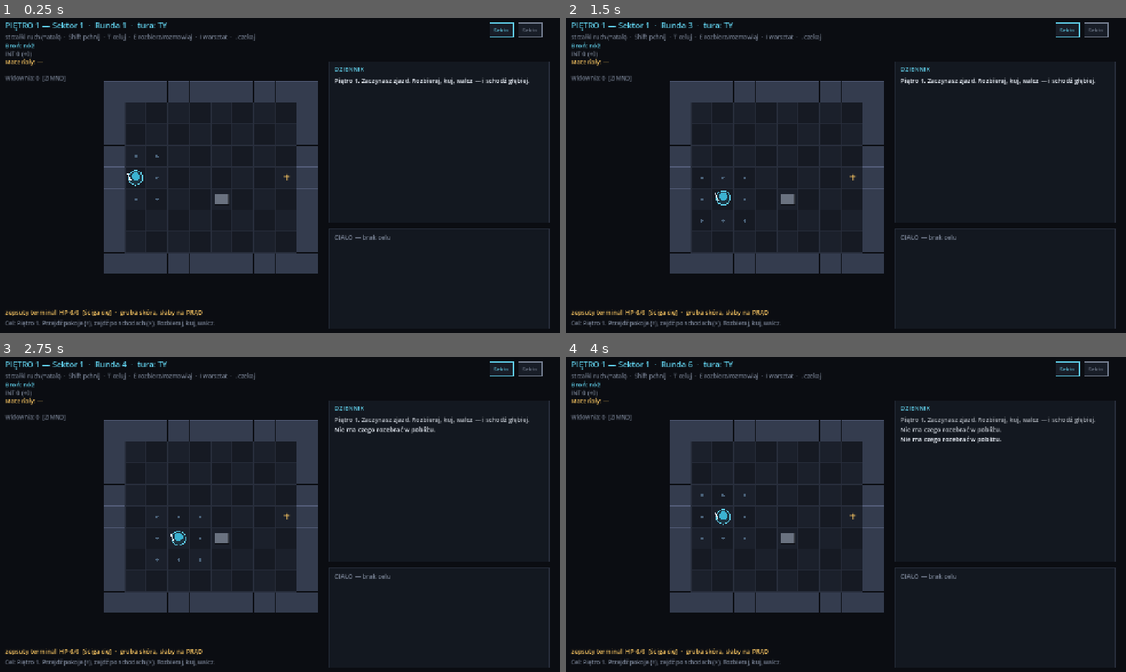
Above: before the commit, frames 1-4 (two rows, left to right).
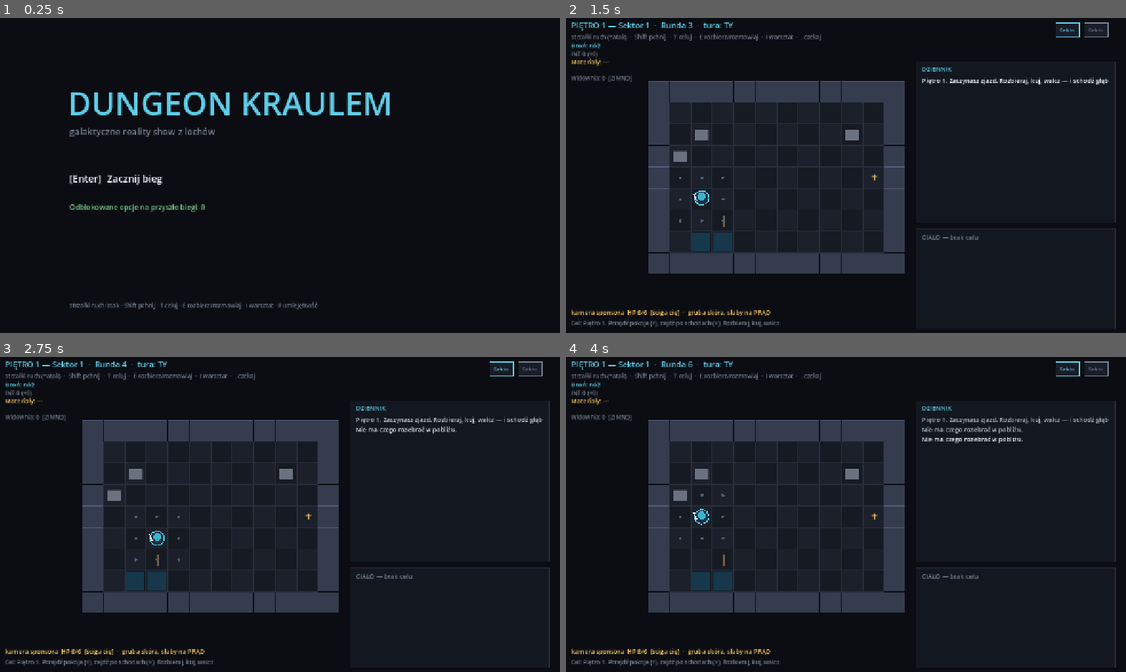
Above: after the commit, the same moments.

Repository: misiumen/crawlergame
Game: Godot game, scene res://scenes/Slice.tscn
The game is run twice, just before and just after one commit, with the same random seed, the same clock (stepped at 60 frames per second) and the same inputs.
Inputs:
- Up to frame 1 (0.25 s): no input
- Up to frame 2 (1.5 s): tap Enter at 0.5, 0.8, 1.35 s; hold Right 0.53-1.28 s; tap N at 0.6 s; tap Space at 0.77, 1.07, 1.25 s; hold Down from 1.28 s (still down)
- Up to frame 3 (2.75 s): tap Space at 1.52, 1.82 s; tap Keypad Enter at 1.55, 2.1 s; tap Enter at 2 s; release Down at 2.03 s; hold Right from 2.03 s (still down); tap E at 2.3 s
- Up to frame 4 (4 s): release Right at 2.78 s; hold Up 2.78-3.53 s; tap E at 2.85 s; tap Space at 3.02, 3.05, 3.32, 3.5, 3.6, 3.77 s; hold Left from 3.53 s (still down); tap N at 3.8 s

The runs differ from the first frame. In frame 1, 21% of the frame differs, in the area x 0-99%, y 1-99%; in frame 2, 9.6%; in frame 3, 9.9%; in frame 4, 10%.

Commit message:
Phase 6: title screen + web export config + plan doc
- BoardView.gd: a title screen front-ends the run — [Enter] continues a save (or
  starts fresh), [N] forces a new run, and it shows the meta unlock count + a
  controls primer. A run no longer starts the instant the window opens.
- export_presets.cfg: a Web (HTML5) preset; godot/build-web.bat one-clicks it
  (needs the Web export templates installed once — documented in the script).
- docs/GODOT_PORT_PLAN.md: Phase 6 closed out (elemental combat, boss finale,
  title, web config) with an honest split of what's done vs. what genuinely needs
  you (audio/art assets, web templates, memetics design call, playtest feel).

380 GUT checks across 15 suites, 0 failed. Boots clean; exe rebuilt.

Co-Authored-By: Claude Opus 4.8 (1M context) <noreply@anthropic.com>

Diff:
--- a/godot/scenes/BoardView.gd
+++ b/godot/scenes/BoardView.gd
@@ -53,16 +53,19 @@
 var _summary_lines: Array = []       # rendered Polish lines for the screen
 var _route_offer: Array = []         # candidate biome keys at the stairs; non-empty = modal
 var _dialogue: Dictionary = {}       # active NPC exchange; non-empty = modal open
+var _title := true                   # title screen shown before a run starts
 
 func _ready() -> void:
 	_font = ThemeDB.fallback_font
-	_build()
+	set_process(true)
+	queue_redraw()                   # show the title; a run starts on a keypress
 	set_process(true)
 
 const FINAL_FLOOR := 6   # descending from here wins the run
 var _run_seed: int = 20260605
 
 func _build() -> void:
+	_title = false
 	var content := _content_bundle()
 	_narr_rng.seed = 9001
 	# Resume from a checkpoint if one exists.
@@ -223,6 +226,14 @@
 	if not (event is InputEventKey) or not event.pressed or event.echo:
 		return
 	var kc: int = (event as InputEventKey).keycode
+
+	# Title screen: Enter continues a save (or starts fresh), N forces a new run.
+	if _title:
+		if kc == KEY_N:
+			Save.clear()
+		if kc == KEY_ENTER or kc == KEY_KP_ENTER or kc == KEY_N or kc == KEY_SPACE:
+			_build()
+		return
 
 	# Results screen: Enter starts a fresh run.
 	if not _summary.is_empty():
@@ -765,6 +776,9 @@
 # ── Drawing ───────────────────────────────────────────────────────────────────
 
 func _draw() -> void:
+	if _title:
+		_draw_title()
+		return
 	if sim == null: return
 	if not _summary.is_empty():
 		_draw_run_summary()
@@ -827,6 +841,35 @@
 	draw_arc(pos, 16, 0, TAU, 24, col, 2.0)
 	draw_circle(pos + Vector2(0, -3), 9, Color(0.23, 0.70, 0.82, fade))
 	draw_line(pos + Vector2(-11, 6), pos + Vector2(-18, -10), Color(COL_BRIGHT, fade), 3.0)
+
+func _draw_title() -> void:
+	draw_rect(Rect2(0, 0, 1280, 720), COL_BG)
+	# Title
+	draw_string(_font, Vector2(180, 230), "DUNGEON KRAULEM",
+		HORIZONTAL_ALIGNMENT_LEFT, -1, 72, COL_CYAN)
+	draw_string(_font, Vector2(184, 274), "galaktyczne reality show z lochów",
+		HORIZONTAL_ALIGNMENT_LEFT, -1, 20, COL_DIM)
+	# Options
+	var has_save := Save.has_save()
+	var y := 380.0
+	if has_save:
+		draw_string(_font, Vector2(184, y), "[Enter]  Kontynuuj zjazd",
+			HORIZONTAL_ALIGNMENT_LEFT, -1, 22, COL_BRIGHT)
+		draw_string(_font, Vector2(184, y + 38), "[N]  Nowy bieg (porzuca zapis)",
+			HORIZONTAL_ALIGNMENT_LEFT, -1, 22, COL_AMBER)
+		y += 76
+	else:
+		draw_string(_font, Vector2(184, y), "[Enter]  Zacznij bieg",
+			HORIZONTAL_ALIGNMENT_LEFT, -1, 22, COL_BRIGHT)
+		y += 38
+	# Meta progress
+	draw_string(_font, Vector2(184, y + 24),
+		"Odblokowane opcje na przyszłe biegi: %d" % Meta.unlocked_count(),
+		HORIZONTAL_ALIGNMENT_LEFT, -1, 16, COL_GREEN)
+	# Controls primer
+	draw_string(_font, Vector2(184, 660),
+		"strzałki ruch/atak · Shift pchnij · T celuj · E rozbierz/rozmawiaj · I warsztat · F umiejętność",
+		HORIZONTAL_ALIGNMENT_LEFT, -1, 13, COL_DIM)
 
 func _draw_boss(pos: Vector2, fade: float, flashing: bool) -> void:
 	var body := COL_RED if flashing else COL_PURPLE
Not shown, changed: godot/export_presets.cfg
Not shown, changed: docs/GODOT_PORT_PLAN.md
Not shown, added: godot/build-web.bat
